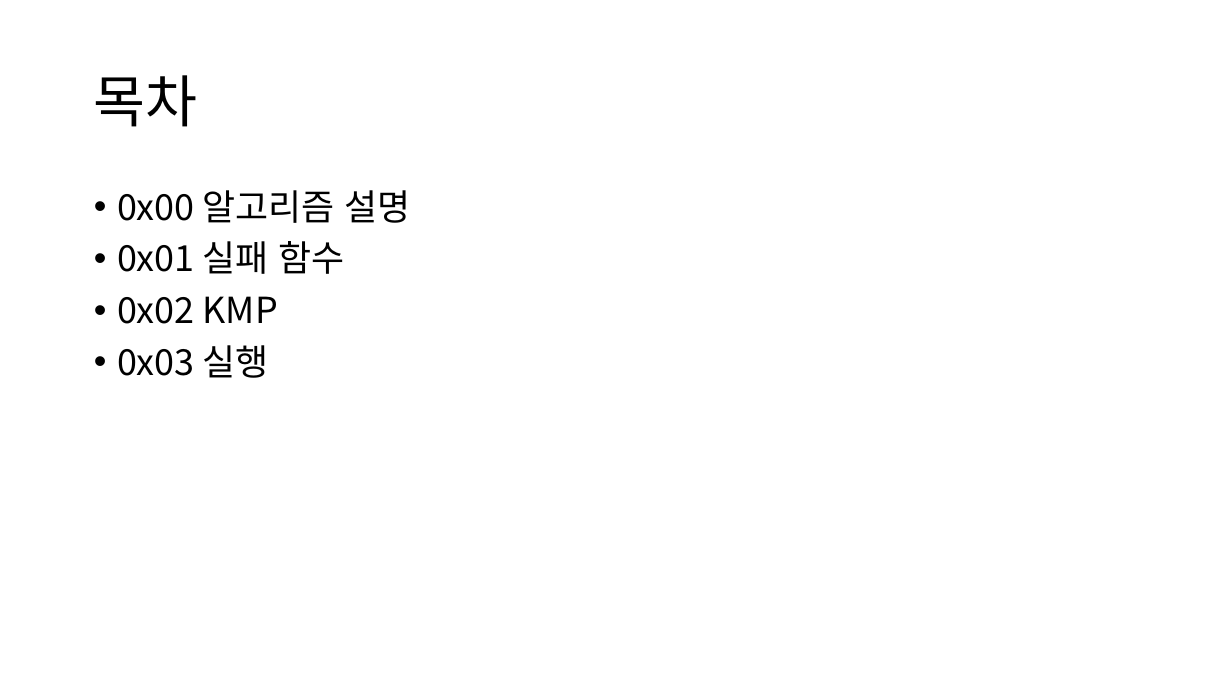
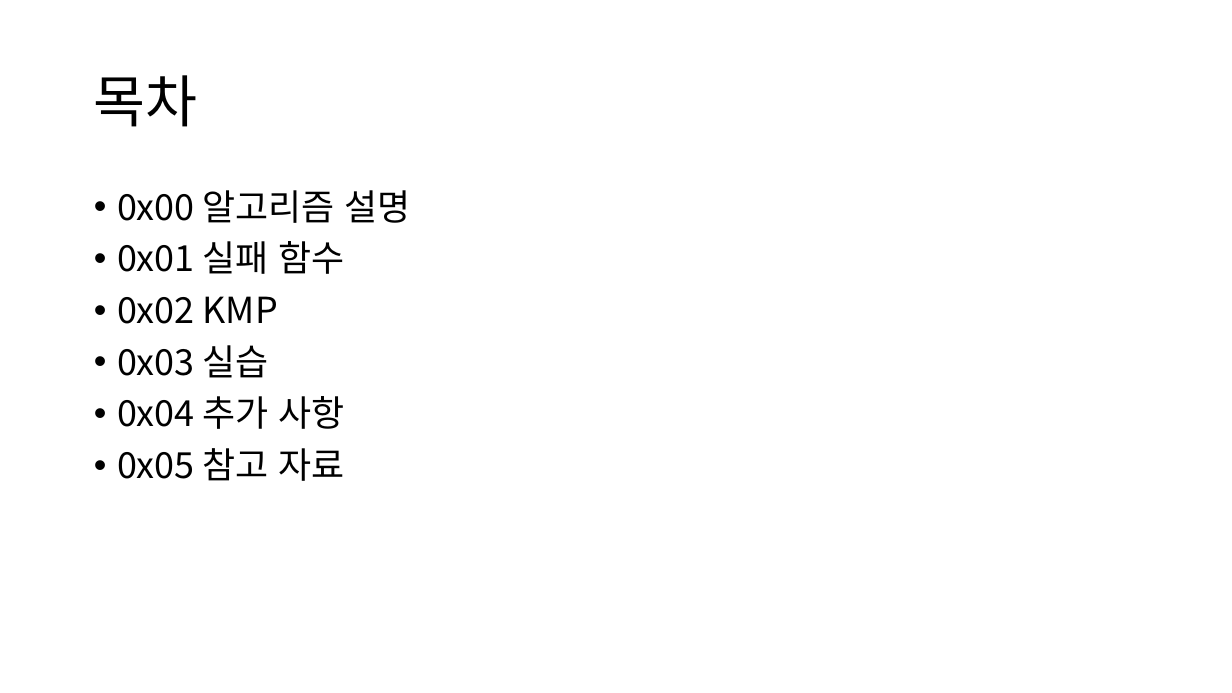
Before and after one commit to zeonyani/presentation, a slide deck: slide 2 of kmp/KMP 알고리즘 세미나.pptx. Drawn at 1232x693 pixels with LibreOffice and Linux fonts; fonts in the diff are those of the drawing. Boxes give left, top, right and bottom in pixels: in the first picture for what was removed or moved away, otherwise in the second. Text is boxed around its words. In the diff, an @@ line names an element or a change of style, - is before the commit and + after.

```diff
--- a/kmp/KMP 알고리즘 세미나.pptx
+++ b/kmp/KMP 알고리즘 세미나.pptx
@@ text at (x1=117, y1=345, x2=345, y2=481): text changed @@
-• 0x03 실행
+• 0x03 실습
+• 0x04 추가 사항
+• 0x05 참고 자료
```
Also in this commit, not shown: 4 other slides changed, 44 slides added.
